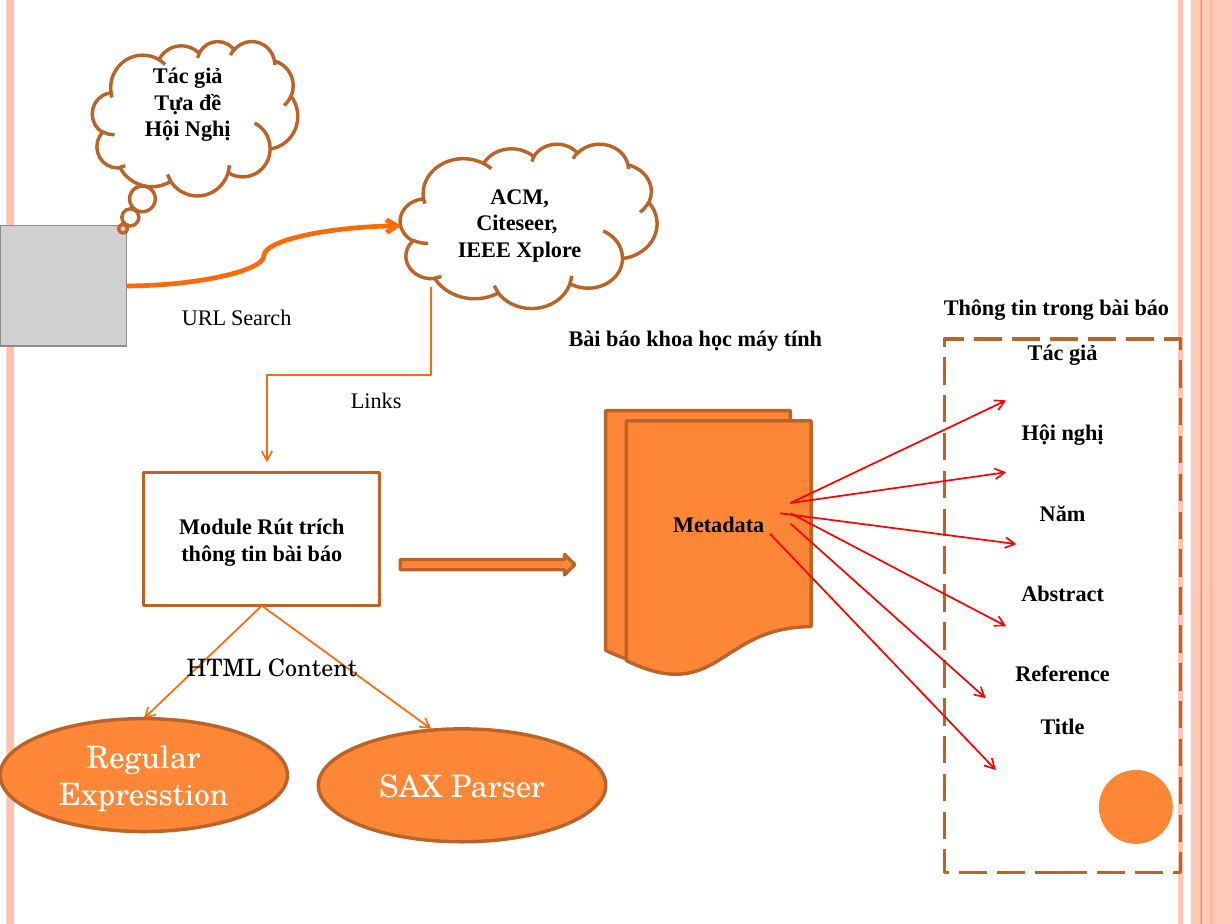
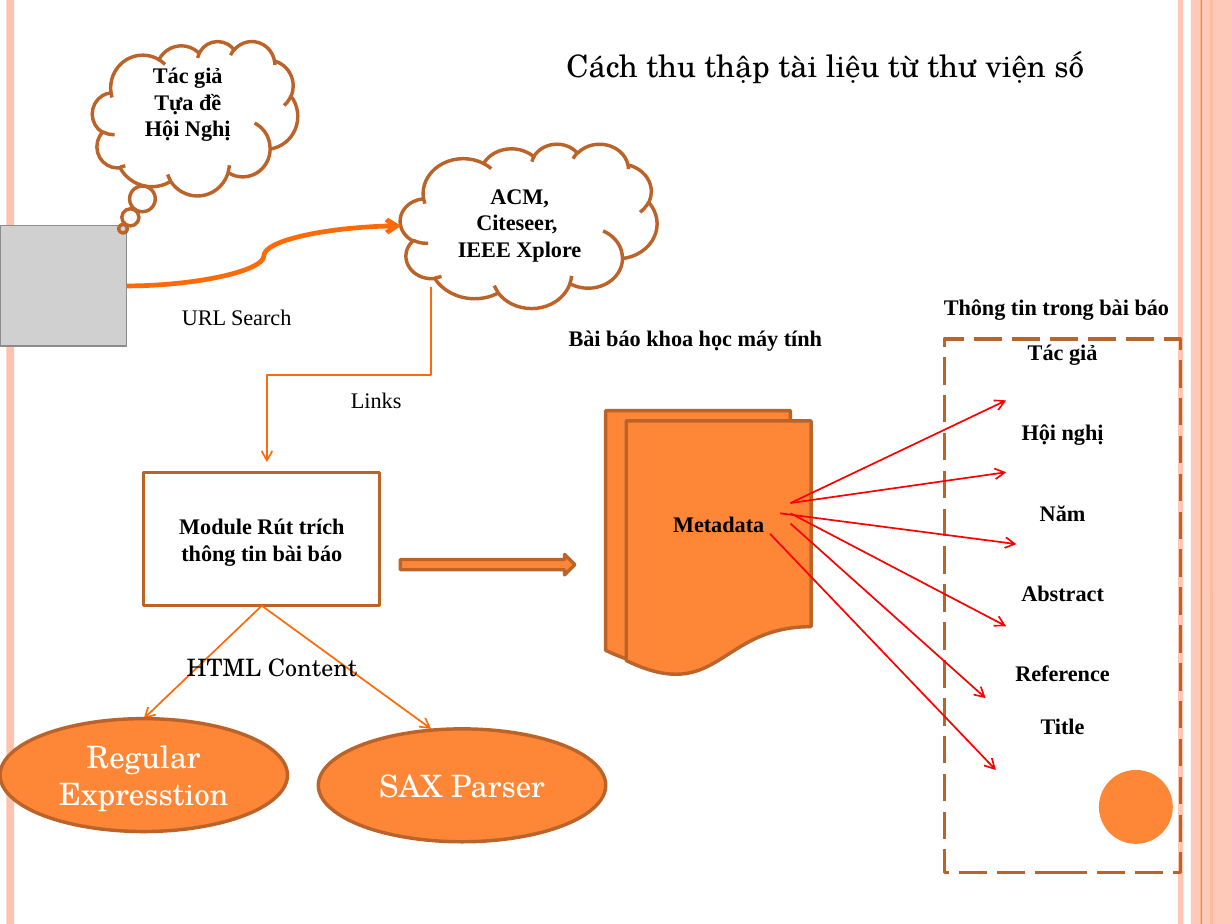
Before and after one commit to tiendv/detaitotnghiep, a slide deck: slide 19 of Report/Baocao 3-12.pptx (slide 20 before the commit). Drawn at 1232x924 pixels with LibreOffice and Linux fonts; fonts in the diff are those of the drawing; grey boxes stand for pictures. Boxes give left, top, right and bottom in pixels: in the first picture for what was removed or moved away, otherwise in the second. Text is boxed around its words. In the diff, an @@ line names an element or a change of style, - is before the commit and + after.

```diff
--- a/Report/Baocao 3-12.pptx
+++ b/Report/Baocao 3-12.pptx
@@ text added at (x1=566, y1=51, x2=1084, y2=84), 18 pt, text #000000 @@
+Cách thu thập tài liệu từ thư viện số
```
Also in this commit, not shown: 7 other slides changed, 3 slides added, 1 slide removed.
